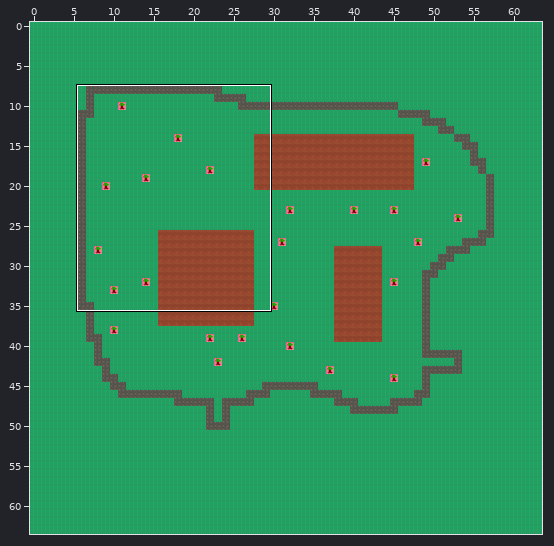
Tiled map: assets/tiled/mapFarm2.tmx. Above, an overview of the earlier version with the close-up marked.
Close-up. As it was:
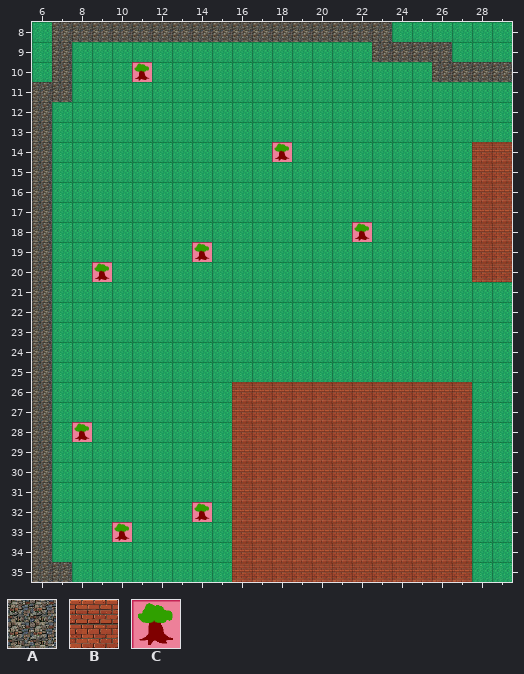
Cells are 64x64 px. Shown: x 6..29, y 8..35. The commit also changed other parts of the map, which this record leaves out.
Key: from "tileset": A 8, B 9, C 10.
_ is an empty cell.
Layers that did not change in this view are not listed.
Layer "walls" before, first column x 6:
 8 _AAAAAAAAAAAAAAAAA______
 9 _A_______________AAAA___
10 _A___C______________AAAA
11 AA______________________
12 A_______________________
13 A_______________________
14 A___________C_________BB
15 A_____________________BB
16 A_____________________BB
17 A_____________________BB
18 A_______________C_____BB
19 A_______C_____________BB
20 A__C__________________BB
21 A_______________________
22 A_______________________
23 A_______________________
24 A_______________________
25 A_______________________
26 A_________BBBBBBBBBBBB__
27 A_________BBBBBBBBBBBB__
28 A_C_______BBBBBBBBBBBB__
29 A_________BBBBBBBBBBBB__
30 A_________BBBBBBBBBBBB__
31 A_________BBBBBBBBBBBB__
32 A_______C_BBBBBBBBBBBB__
33 A___C_____BBBBBBBBBBBB__
34 A_________BBBBBBBBBBBB__
35 AA________BBBBBBBBBBBB__
After:
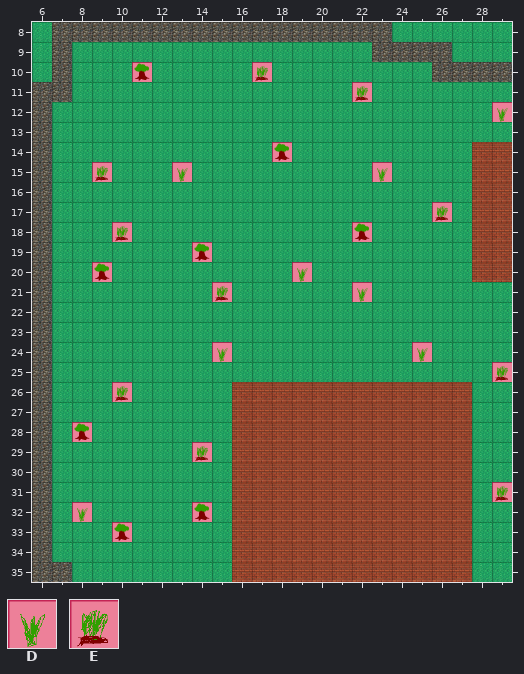
Further tiles: from "tileset": D 18, E 26.
The edit:
{"where": "layer \"walls\""}
{"y":10,"x":17,"old":"_","new":"E"}
{"y":11,"x":22,"old":"_","new":"E"}
{"y":12,"x":29,"old":"_","new":"D"}
{"y":15,"x":9,"old":"_","new":"E"}
{"y":15,"x":13,"old":"_","new":"D"}
{"y":15,"x":23,"old":"_","new":"D"}
{"y":17,"x":26,"old":"_","new":"E"}
{"y":18,"x":10,"old":"_","new":"E"}
{"y":20,"x":19,"old":"_","new":"D"}
{"y":21,"x":15,"old":"_","new":"E"}
{"y":21,"x":22,"old":"_","new":"D"}
{"y":24,"x":15,"old":"_","new":"D"}
{"y":24,"x":25,"old":"_","new":"D"}
{"y":25,"x":29,"old":"_","new":"E"}
{"y":26,"x":10,"old":"_","new":"E"}
{"y":29,"x":14,"old":"_","new":"E"}
{"y":31,"x":29,"old":"_","new":"E"}
{"y":32,"x":8,"old":"_","new":"D"}
